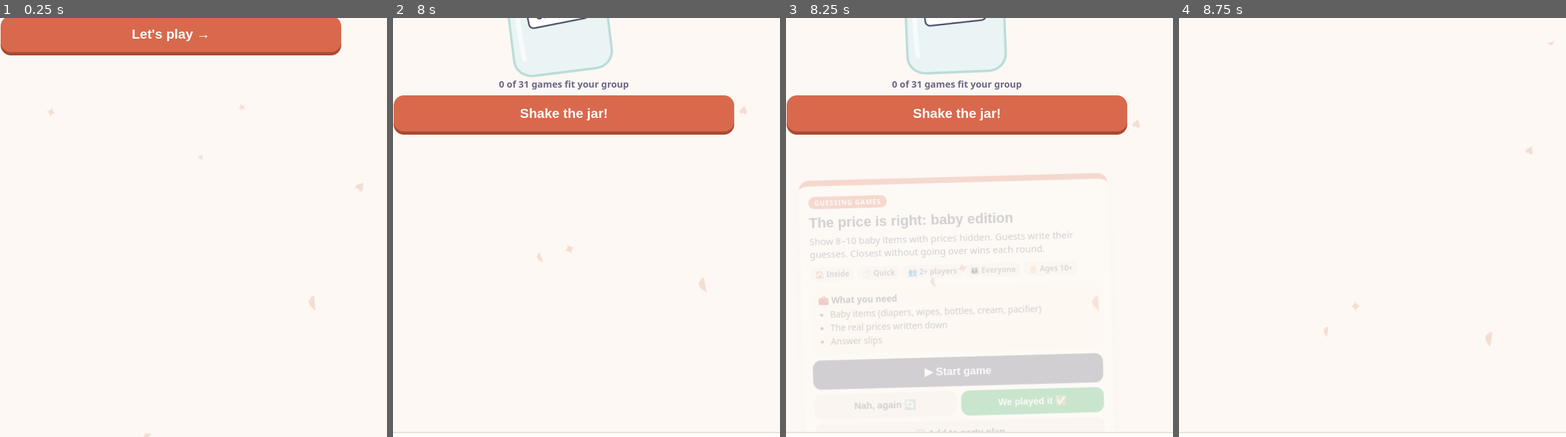
Above: before the commit, frames 1-4 (left to right).
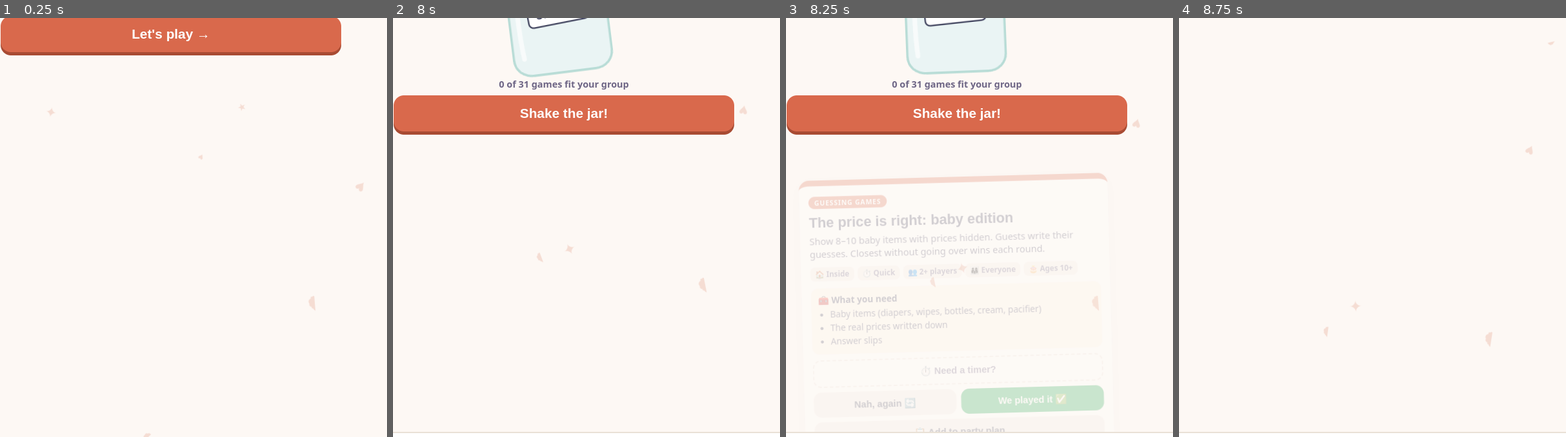
Above: after the commit, the same moments.

Repository: josejerez27/family-game-jars
Game: browser game, page baby-shower/index.html
Same seed, same stepped clock (60 frames per second), same inputs: the game is played once before the commit and once after it.
Inputs (mouse positions are % of the whole screen's width and height, from its top left):
- Up to frame 1 (0.25 s): no input
- Up to frame 2 (8 s): click "Let's play →" at 0.27 s; click (51, 59) at 1.07 s; click "−" at 1.27 s; click (31, 40) at 1.67 s; click "−" at 1.87 s; click (71, 34) at 2.27 s; click "+" at 2.47 s; click (66, 71) at 2.87 s; click "−" at 3.07 s; click (26, 72) at 3.47 s; click "+" at 3.67 s; click (51, 31) at 4.07 s; click (50, 28) at 4.27 s; click (82, 57) at 4.67 s; click "+" at 4.87 s; click (26, 48) at 5.27 s; click "+" at 5.47 s; click (42, 84) at 5.87 s; click "Age groups" at 6.07 s; click (62, 16) at 6.47 s; click "−" at 6.67 s; click (51, 54) at 7.07 s; click "Let's play →" at 7.27 s; click (47, 42) at 7.67 s; click (50, 26) at 7.87 s
- Up to frame 3 (8.25 s): no input
- Up to frame 4 (8.75 s): click (53, 41) at 8.27 s; click "🏆 Teams" at 8.47 s
The pictures show only the part of the screen within x 28-78%, y 45-95%; the shares and areas given below are measured in that part.

Frames 1-2 are identical in both runs. In frame 3, 5.5% of the frame differs, in the area x 7-83%, y 80-99%; in frame 4, nothing differs.

Commit message:
Start button matches each game; timer only offered when not built in
Co-Authored-By: Claude Opus 5.5 <noreply@anthropic.com>

Diff:
--- a/baby-shower/index.html
+++ b/baby-shower/index.html
@@ -28,6 +28,7 @@
   .btn{border:0;border-radius:14px;padding:12px 16px;font-weight:800;font-size:1rem;background:#f1ece5;color:var(--ink)}
   .btn.dark{background:var(--ink);color:#fff} .btn.green{background:var(--green);color:#fff} .btn.accent{background:var(--accent);color:#fff}
   .btn.full{width:100%}
+  .btn.needtimer{grid-column:1/-1;background:transparent;border:2px dashed var(--line);color:var(--muted);padding:10px}
   .big{display:block;width:100%;border:0;border-radius:16px;padding:16px;font:800 1.3rem "Baloo 2",sans-serif;background:var(--accent);color:#fff;box-shadow:0 5px 0 var(--accentDark);margin-top:8px}
   .big:active{transform:translateY(3px);box-shadow:0 2px 0 var(--accentDark)}
   .hidden{display:none!important}
@@ -410,7 +411,7 @@
     ${g.links ? `<div class="box links"><b class="h">🔗 How-to</b>${g.links.map(([l, u]) => `<a href="${esc(u)}" target="_blank" rel="noopener">${esc(l)} ↗</a>`).join("")}</div>` : ""}
     <div id="timerBox"></div>
     <div class="actions">
-      <button class="startbtn" id="startBtn">▶ Start game</button>
+      ${startBtnHTML(g)}
       ${g.teams ? `<button class="btn" id="slipTeams" style="grid-column:1/-1">🎲 Make teams for this</button>` : ""}
       <button class="btn" id="nope">Nah, again 🔄</button>
       <button class="btn green" id="yes">We played it ✅</button>
@@ -515,6 +516,12 @@
 function elapsed(){ return T ? T.before + (T.running ? Date.now() - T.since : 0) : 0; }
 function remaining(){ return T.total - elapsed(); }
 function defaultsFor(g){ if (g.timer) return {mode:g.timer[0], min:g.timer[1] || 5}; return g.time === "quick" ? {mode:"down", min:5} : {mode:"down", min:15}; }
+function timeLabel(min){ return min < 1 ? Math.round(min * 60) + "-sec" : min + "-min"; }
+function startBtnHTML(g){
+  if (!g.timer) return `<button class="btn needtimer" id="startBtn">⏱️ Need a timer?</button>`;
+  const d = defaultsFor(g);
+  return `<button class="startbtn" id="startBtn">${d.mode === "up" ? "⏱️ Start the stopwatch" : `⏳ Start ${timeLabel(d.min)} timer`}</button>`;
+}
 function unlockAudio(){ try{ audio = audio || new (window.AudioContext || window.webkitAudioContext)(); if (audio.state === "suspended") audio.resume(); }catch(e){} }
 function beep(){
   try{ if (audio) [0, .35, .7, 1.3, 1.65, 2.0].forEach(t => { const o = audio.createOscillator(), gn = audio.createGain();
--- a/baby-shower/sw.js
+++ b/baby-shower/sw.js
@@ -1,5 +1,5 @@
 // Bump this version whenever you change the app so devices grab the new copy.
-const CACHE = "baby-jar-v1";
+const CACHE = "baby-jar-v2";
 const FILES = ["./", "index.html", "manifest.json", "pack.js",
   "icons/icon-192.png", "icons/icon-512.png", "icons/icon-maskable-512.png", "icons/apple-touch-icon.png"];
 
--- a/bored-jar/index.html
+++ b/bored-jar/index.html
@@ -32,6 +32,7 @@
   .btn.dark{background:var(--ink);color:#fff}
   .btn.green{background:var(--green);color:#fff}
   .btn.full{width:100%}
+  .btn.needtimer{grid-column:1/-1;background:transparent;border:2px dashed var(--line);color:var(--muted);padding:10px}
   .big{display:block;width:100%;border:0;border-radius:16px;padding:16px;font:800 1.3rem "Baloo 2",sans-serif;
     background:var(--orange);color:#fff;box-shadow:0 5px 0 #c2570c;margin-top:8px}
   .big:active{transform:translateY(3px);box-shadow:0 2px 0 #c2570c}
@@ -490,7 +491,7 @@
     ${KITS[i.id] ? `<div class="box kit" id="kitBox"></div>` : ""}
     <div id="timerBox"></div>
     <div class="actions">
-      <button class="startbtn" id="startBtn">▶ Let's start!</button>
+      ${startBtnHTML(i)}
       <button class="btn" id="nope">Nah, again 🔄</button>
       <button class="btn green" id="yes">We did it! ✅</button>
       <button class="btn rm" id="rmJar">Not for us, take it out of the jar</button>
@@ -529,6 +530,12 @@
 function defaultsFor(i){
   if (i.timer) return {mode:i.timer[0], min:i.timer[1] || 15};
   return i.time === "quick" ? {mode:"down", min:15} : i.time === "med" ? {mode:"down", min:30} : {mode:"up", min:30};
+}
+function timeLabel(min){ return min < 1 ? Math.round(min * 60) + "-sec" : min + "-min"; }
+function startBtnHTML(g){
+  if (!g.timer) return `<button class="btn needtimer" id="startBtn">⏱️ Need a timer?</button>`;
+  const d = defaultsFor(g);
+  return `<button class="startbtn" id="startBtn">${d.mode === "up" ? "⏱️ Start the stopwatch" : `⏳ Start ${timeLabel(d.min)} timer`}</button>`;
 }
 function unlockAudio(){ try{ audio = audio || new (window.AudioContext || window.webkitAudioContext)(); if (audio.state === "suspended") audio.resume(); }catch(e){} }
 function beep(){
--- a/bored-jar/sw.js
+++ b/bored-jar/sw.js
@@ -1,5 +1,5 @@
 // Bump this version whenever you change the app so devices grab the new copy.
-const CACHE = "bored-jar4-v1";
+const CACHE = "bored-jar4-v2";
 const FILES = ["./", "index.html", "manifest.json", "ideas.js", "kits.js",
   "icons/icon-192.png", "icons/icon-512.png", "icons/icon-maskable-512.png", "icons/apple-touch-icon.png"];
 
--- a/christmas/index.html
+++ b/christmas/index.html
@@ -28,6 +28,7 @@
   .btn{border:0;border-radius:14px;padding:12px 16px;font-weight:800;font-size:1rem;background:#f1ece5;color:var(--ink)}
   .btn.dark{background:var(--ink);color:#fff} .btn.green{background:var(--green);color:#fff} .btn.accent{background:var(--accent);color:#fff}
   .btn.full{width:100%}
+  .btn.needtimer{grid-column:1/-1;background:transparent;border:2px dashed var(--line);color:var(--muted);padding:10px}
   .big{display:block;width:100%;border:0;border-radius:16px;padding:16px;font:800 1.3rem "Baloo 2",sans-serif;background:var(--accent);color:#fff;box-shadow:0 5px 0 var(--accentDark);margin-top:8px}
   .big:active{transform:translateY(3px);box-shadow:0 2px 0 var(--accentDark)}
   .hidden{display:none!important}
@@ -410,7 +411,7 @@
     ${g.links ? `<div class="box links"><b class="h">🔗 How-to</b>${g.links.map(([l, u]) => `<a href="${esc(u)}" target="_blank" rel="noopener">${esc(l)} ↗</a>`).join("")}</div>` : ""}
     <div id="timerBox"></div>
     <div class="actions">
-      <button class="startbtn" id="startBtn">▶ Start game</button>
+      ${startBtnHTML(g)}
       ${g.teams ? `<button class="btn" id="slipTeams" style="grid-column:1/-1">🎲 Make teams for this</button>` : ""}
       <button class="btn" id="nope">Nah, again 🔄</button>
       <button class="btn green" id="yes">We played it ✅</button>
@@ -515,6 +516,12 @@
 function elapsed(){ return T ? T.before + (T.running ? Date.now() - T.since : 0) : 0; }
 function remaining(){ return T.total - elapsed(); }
 function defaultsFor(g){ if (g.timer) return {mode:g.timer[0], min:g.timer[1] || 5}; return g.time === "quick" ? {mode:"down", min:5} : {mode:"down", min:15}; }
+function timeLabel(min){ return min < 1 ? Math.round(min * 60) + "-sec" : min + "-min"; }
+function startBtnHTML(g){
+  if (!g.timer) return `<button class="btn needtimer" id="startBtn">⏱️ Need a timer?</button>`;
+  const d = defaultsFor(g);
+  return `<button class="startbtn" id="startBtn">${d.mode === "up" ? "⏱️ Start the stopwatch" : `⏳ Start ${timeLabel(d.min)} timer`}</button>`;
+}
 function unlockAudio(){ try{ audio = audio || new (window.AudioContext || window.webkitAudioContext)(); if (audio.state === "suspended") audio.resume(); }catch(e){} }
 function beep(){
   try{ if (audio) [0, .35, .7, 1.3, 1.65, 2.0].forEach(t => { const o = audio.createOscillator(), gn = audio.createGain();
--- a/christmas/sw.js
+++ b/christmas/sw.js
@@ -1,5 +1,5 @@
 // Bump this version whenever you change the app so devices grab the new copy.
-const CACHE = "xmas-jar-v1";
+const CACHE = "xmas-jar-v2";
 const FILES = ["./", "index.html", "manifest.json", "pack.js",
   "icons/icon-192.png", "icons/icon-512.png", "icons/icon-maskable-512.png", "icons/apple-touch-icon.png"];
 
